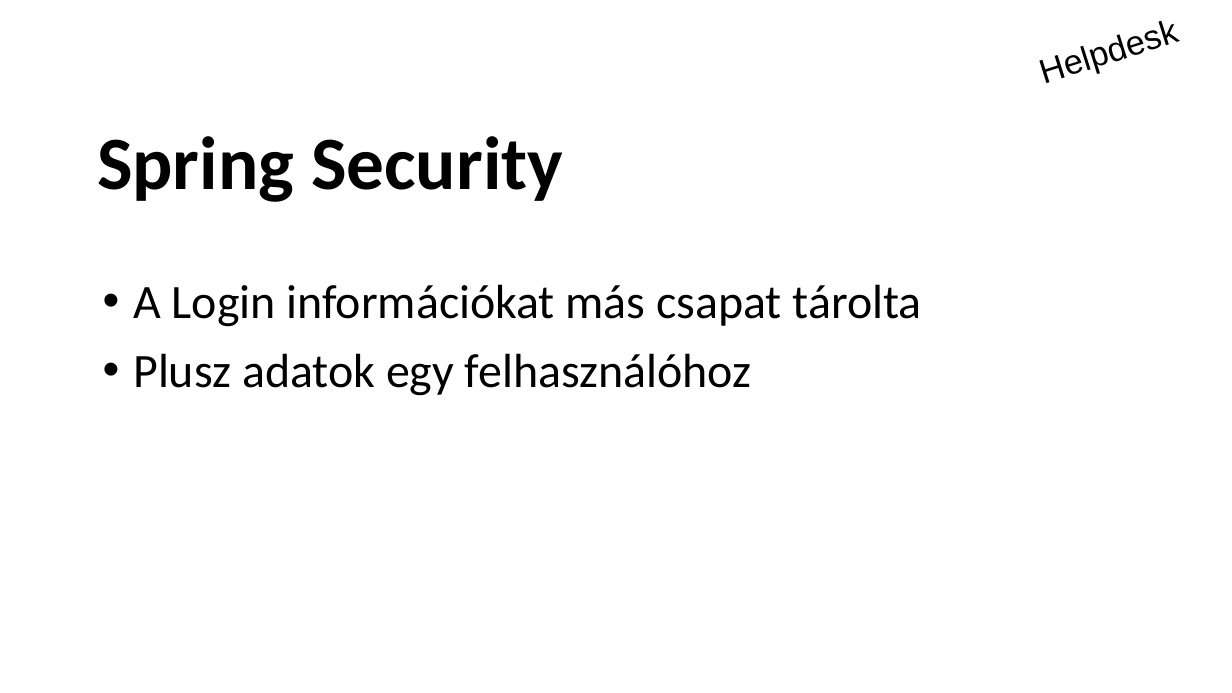
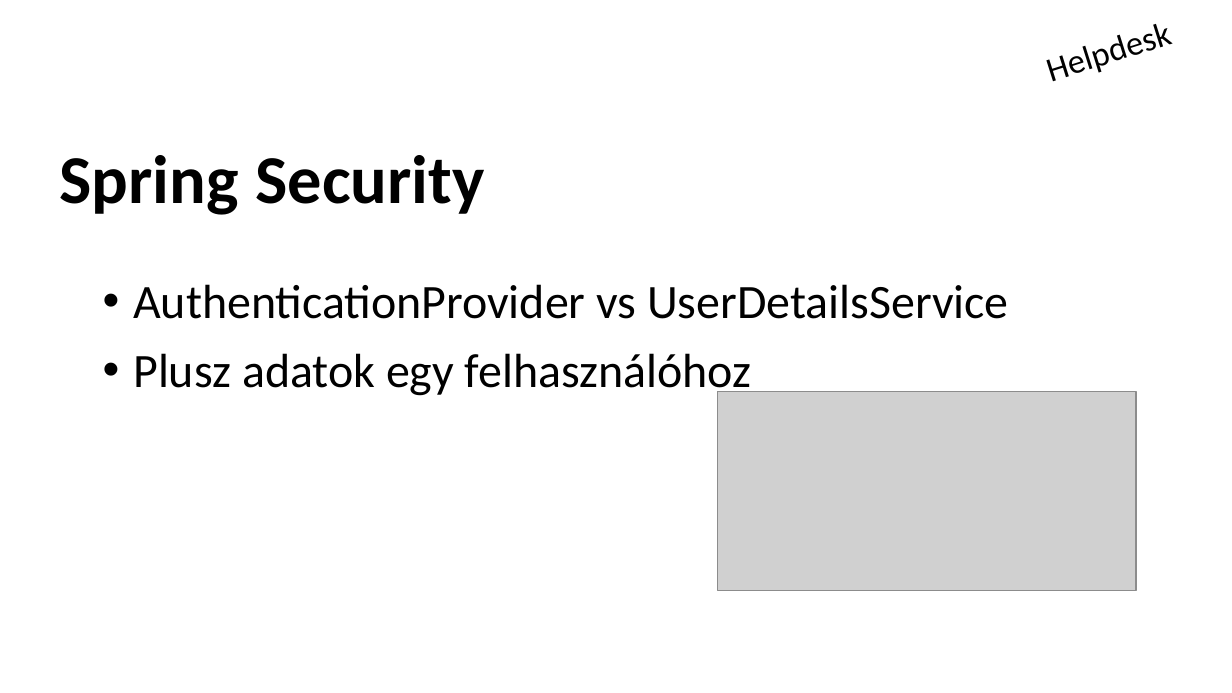
Before and after one commit to schonherz-java-ee-2016-q4/project, a slide deck: slide 5 of presentation/Helpdesk/Tóth László/toth_laszlo.pptx (slide 6 before the commit). Drawn at 1232x693 pixels with LibreOffice and Linux fonts; fonts in the diff are those of the drawing; grey boxes stand for pictures; background and template pictures are left out. Boxes give left, top, right and bottom in pixels: in the first picture for what was removed or moved away, otherwise in the second. Text is boxed around its words. In the diff, an @@ line names an element or a change of style, - is before the commit and + after.

```diff
--- a/presentation/Helpdesk/Tóth László/toth_laszlo.pptx
+++ b/presentation/Helpdesk/Tóth László/toth_laszlo.pptx
@@ text "Helpdesk" at <box>999,0,1215,108</box>: font Arial to Calibri @@
@@ title "Spring Security": place and size @@
-title "Spring Security" at <box>97,136,563,202</box>
+title "Spring Security" at <box>59,155,485,215</box>
@@ title "Spring Security" at <box>59,155,485,215</box>: size 44 to 40 pt @@
@@ text at <box>133,284,1008,319</box>: text changed @@
-• A Login információkat más csapat tárolta
+• AuthenticationProvider vs UserDetailsService
@@ picture added at <box>718,392,1137,590</box> @@
```
Also in this commit, not shown: 6 other slides changed, 1 slide removed.
